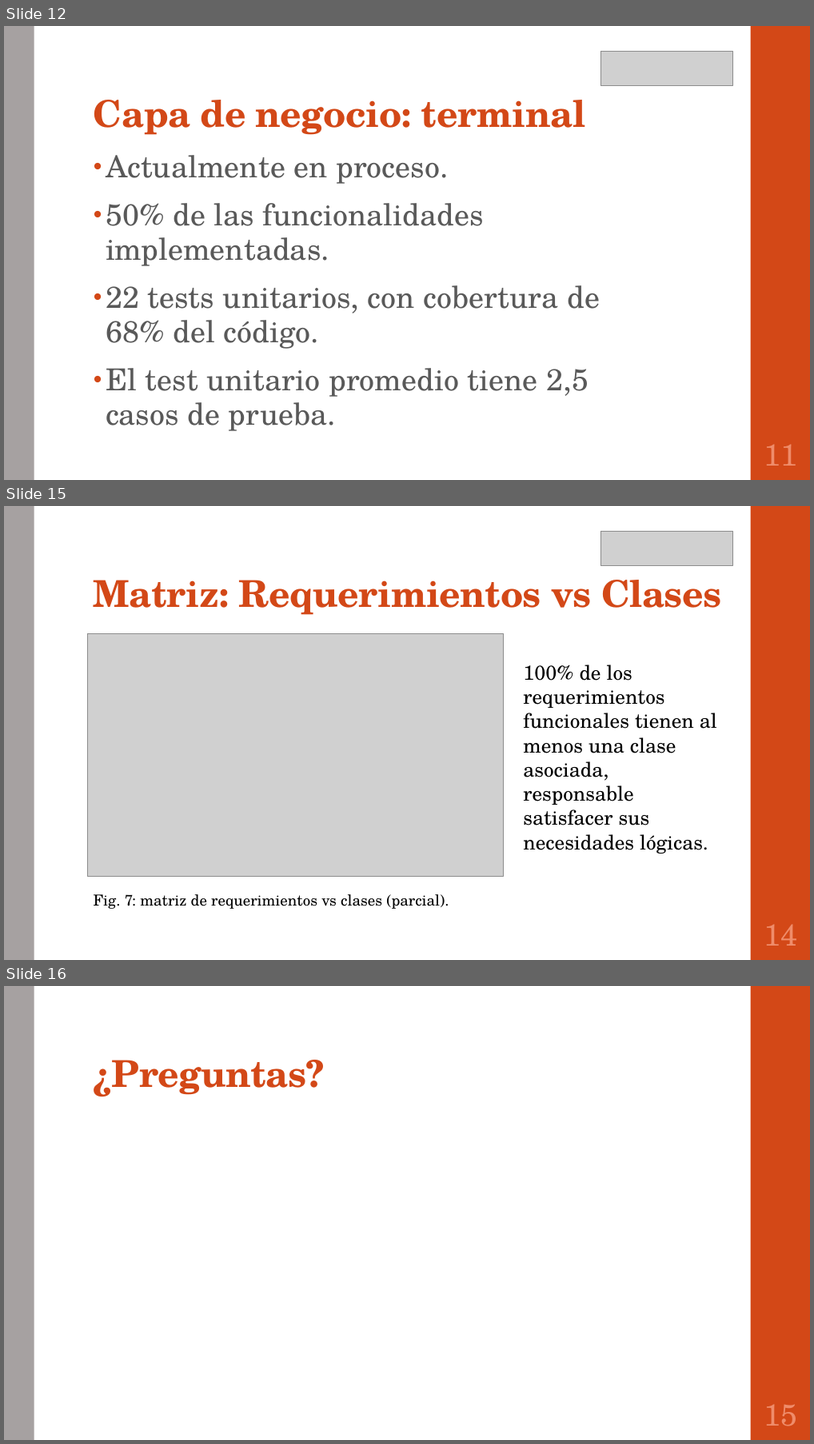
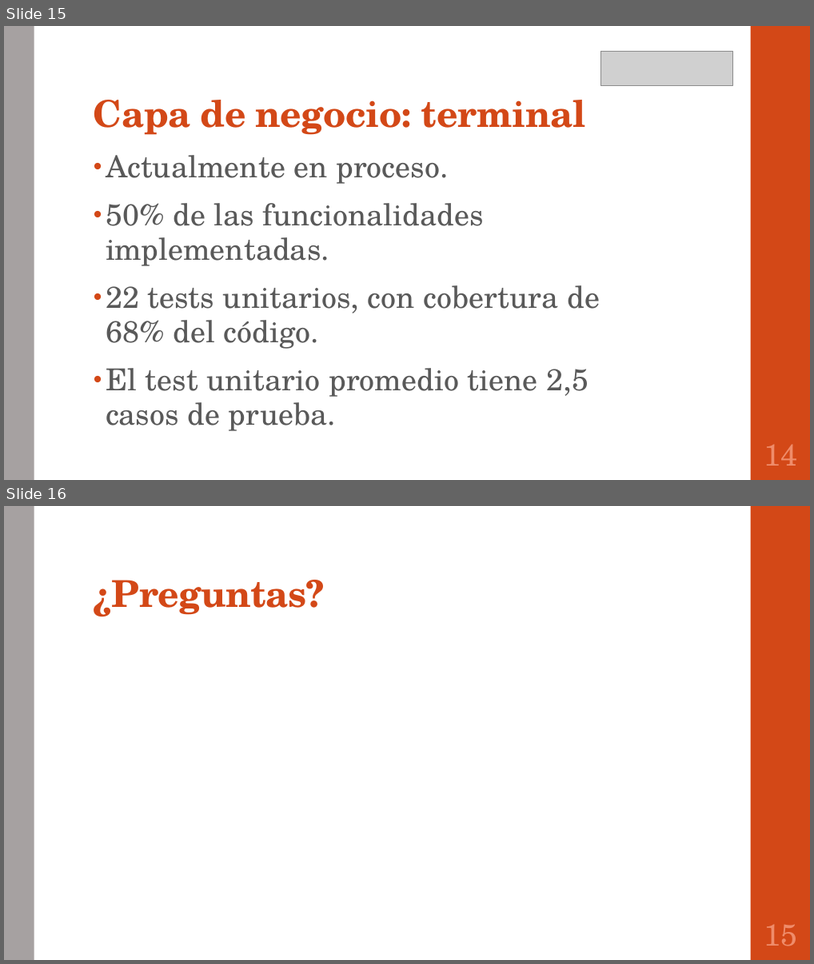
Before and after one commit to portafolio2016/hipocrates, a slide deck: presentación lunes 24 octubre 2016.pptx. Shown one above the other, each under a label of ours: slides 12, 15 and 16 before the commit, slides 15 and 16 after it; the slides between them are not shown. The pictures are 814x1444 and 814x964 pixels, drawn with LibreOffice and Linux fonts; fonts in the diff are those of the drawing; grey boxes stand for pictures. Boxes give left, top, right and bottom in pixels: in the first picture for what was removed or moved away, otherwise in the second. Text is boxed around its words. In the diff, an @@ line names an element or a change of style, - is before the commit and + after.

```diff
--- a/presentación lunes 24 octubre 2016.pptx
+++ b/presentación lunes 24 octubre 2016.pptx
@@ slide 15 removed at [4, 506, 810, 960], background #FFFFFF; not listed: 2 template elements that a slide beside it also shows @@
@@ picture removed at [601, 531, 734, 565] @@
@@ title removed at [94, 580, 722, 615] @@
-Matriz: Requerimientos vs Clases
@@ picture removed at [87, 634, 504, 876] @@
@@ text removed at [523, 664, 718, 853] @@
-100% de los requerimientos funcionales tienen al menos una clase asociada, responsable satisfacer sus necesidades lógicas.
@@ text removed at [94, 894, 449, 908] @@
-Fig. 7: matriz de requerimientos vs clases (parcial).
@@ page number removed at [764, 924, 798, 945] @@
-14
@@ what was slide 12 is now slide 15 @@
@@ page number at [764, 444, 798, 465]: text changed @@
-11
+14
```
Also in this commit, not shown: 2 slides changed, 4 slides added, 3 other slides removed.
